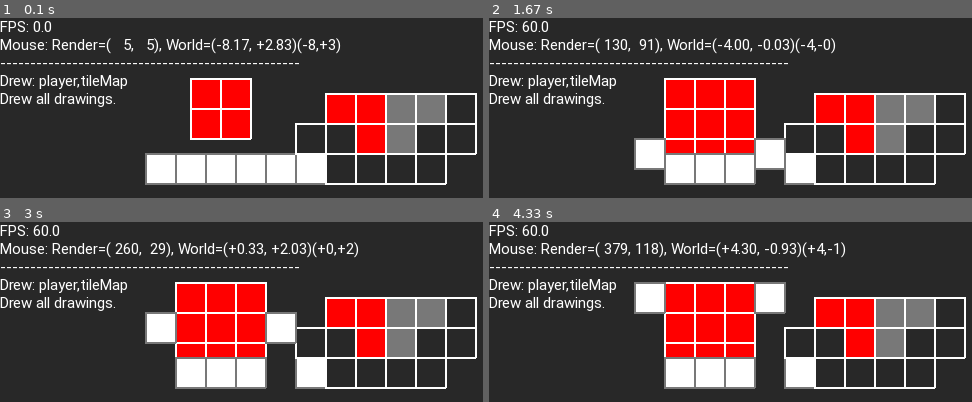
Above: before the commit, frames 1-4 (two rows, left to right).
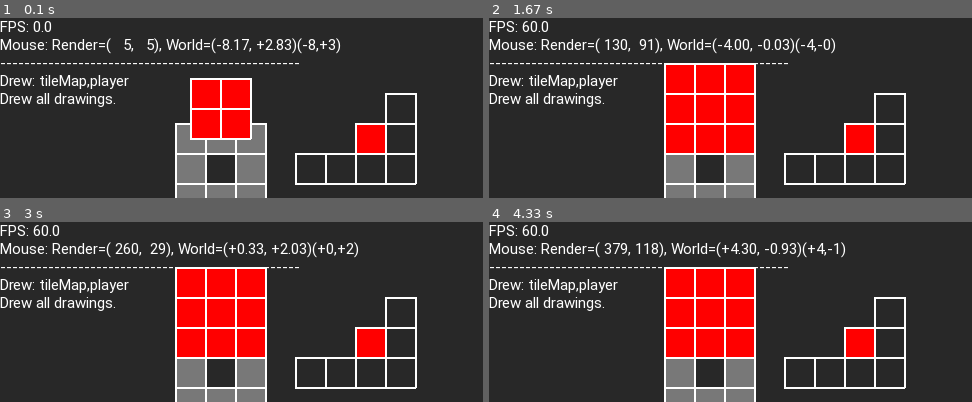
Above: after the commit, the same moments.

Repository: sustainablelab/2024_08_19
Game: pygame game, started from game.py
Same seed, same stepped clock (60 frames per second), same inputs: the game is played once before the commit and once after it.
Inputs (mouse positions are in pixels of both pictures, inside the frame that each line leads up to):
- Up to frame 1 (0.1 s): no input
- Up to frame 2 (1.67 s): hold S 0.33-0.8 s; hold Up 0.33-0.8 s; move the mouse to (720, 115) at 0.37 s; hold Up 0.83-1.3 s; hold W 0.83-1.3 s; move the mouse to (899, 102) at 0.87 s; hold Down 1.33-1.63 s; hold S 1.33-1.63 s; move the mouse to (619, 109) at 1.37 s
- Up to frame 3 (3 s): hold Up 1.67-2.03 s; hold W 1.67-2.03 s; move the mouse to (96, 285) at 1.7 s; hold Down 2.07-2.43 s; hold S 2.07-2.43 s; move the mouse to (323, 249) at 2.1 s; hold Up 2.47-2.77 s; hold W 2.47-2.77 s; move the mouse to (309, 326) at 2.5 s; hold Down from 2.8 s (still down); hold S from 2.8 s (still down); move the mouse to (260, 250) at 2.83 s
- Up to frame 4 (4.33 s): release Down at 3.1 s; release S at 3.1 s; hold Up 3.13-3.5 s; hold W 3.13-3.5 s; move the mouse to (561, 306) at 3.17 s; hold Down 3.53-3.9 s; hold S 3.53-3.9 s; move the mouse to (744, 331) at 3.57 s; hold Up 3.93-4.23 s; hold W 3.93-4.23 s; move the mouse to (720, 281) at 3.97 s; hold Down from 4.27 s (still down); hold S from 4.27 s (still down); move the mouse to (865, 340) at 4.3 s

The runs differ from the first frame. In frame 1, 17% of the frame differs, in the area x 8-99%, y 31-100%; in frame 2, 17%; in frame 3, 17%; in frame 4, 17%, in the area x 8-99%, y 25-100%.

Commit message:
Tile map is dict of Tiles in memory; use custom serdes for tile map JSON file.

Diff:
--- a/editor.py
+++ b/editor.py
@@ -44,8 +44,10 @@
         * erase tile if a tile exists
         * place tile if empty
 [x] Save to file
-[ ] Load from file
+[x] Load from file
     * For now I am saving in Editor and loading in Game.
+[ ] Add behavior-selection to tile-cursor (pick how the tile behaves when I
+    place it down)
 """
 
 import atexit
@@ -102,13 +104,19 @@
             case pygame.K_w: self.game.cursor.use_mpos = False; self.game.cursor.move('up')
             case pygame.K_s:
                 if kmod & pygame.KMOD_CTRL:
-                    self.game.tileMap.save()
+                    self.game.tileMap.save("level1.json")
                 else:
                     self.game.cursor.use_mpos = False; self.game.cursor.move('down')
             case pygame.K_a: self.game.cursor.use_mpos = False; self.game.cursor.move('left')
             case pygame.K_d: self.game.cursor.use_mpos = False; self.game.cursor.move('right')
             # Space to place tiles (or replace tiles or erase tiles)
             case pygame.K_SPACE: self.game.cursor.space()
+            # Ctrl+L load
+            case pygame.K_l:
+                if (kmod & pygame.KMOD_CTRL):
+                    self.game.tileMap.load("level1.json") # TEMPORARY: load TileMap
+                else:
+                    pass
     def MOUSEMOTION(self, event) -> None:
         self.game.cursor.use_mpos = True
     def MOUSEBUTTONDOWN(self, event) -> None:
@@ -266,7 +274,10 @@
 
     def place_tile(self, pos_world:tuple) -> None:
         pos = self.snap_pos_to_grid(pos_world)
-        self.game.tileMap.tile_dict[str(pos)] = {'pos': pos, 'color': self.game.cursor.color}
+        color = self.game.cursor.color
+        behavior = "stop"
+        tile = Tile(pos, color, behavior)
+        self.game.tileMap.tile_dict[tile.name] = tile
 
     def has_tile(self, pos_world:tuple) -> bool:
         pos = self.snap_pos_to_grid(pos_world)
@@ -284,13 +295,6 @@
 class TileMapEditor(TileMap):
     def __init__(self, game) -> None:
         super().__init__(game)
-
-    def save(self) -> None:
-        """Save current TileMap to file."""
-        file = "level1.json"
-        with open(file, "w") as f:
-            json.dump(self.tile_dict, f, cls=TileMapEncoder, indent=4)
-        logger.info(f"Saved TileMap to \"{file}\"")
 
 class Game:
     def __init__(self) -> None:
--- a/game.py
+++ b/game.py
@@ -43,9 +43,13 @@
 * [ ] Add interaction with tiles:
     * Right now the only interaction is that tiles act as immovable walls.
     * Add a "behavior" property to Tiles
+    * [x] Create "behavior" "push", "pass", "stop"
+        * "push": Player can push tile
+        * "pass": Player passes over tile
+        * "stop": Player is stopped by tile
     * [ ] Create "behavior" "win":
           When the player reaches the "win" tile, they advance to the next level.
-    * [ ] Create "behavior" "push":
+    * [ ] Add to "behavior" "push":
           When the player pushes a pushable tile, it moves if the player is
           big enough to move it.
 * [ ] Create levels.
@@ -73,7 +77,7 @@
 from libs.frect import FRect
 from libs.utils import setup_logging
 from libs.utils import OsWindow, Color, Text, Xfm
-from libs.tile import Tile, TileMap, TileMapEncoder, decode_tile_map_json
+from libs.tile import Tile, TileMap, TileMapEncoder, decode_tile_map_json, Physics
 
 def shutdown(filename:str) -> None:
     logger.info(f"Shutdown {filename}")
@@ -99,7 +103,7 @@
             case pygame.K_w: self.game.player.move("up")
             case pygame.K_s:
                 if (kmod & pygame.KMOD_CTRL):
-                    self.game.tileMap.save() # TEMPORARY: save TileMap
+                    self.game.tileMap.save("level1.json") # TEMPORARY: save TileMap
                 else:
                     self.game.player.move("down")
             case pygame.K_a: self.game.player.move("left")
@@ -110,7 +114,7 @@
             # Ctrl+L load
             case pygame.K_l:
                 if (kmod & pygame.KMOD_CTRL):
-                    self.game.tileMap.load() # TEMPORARY: load TileMap
+                    self.game.tileMap.load("level1.json") # TEMPORARY: load TileMap
                 else:
                     pass
             case _: logger.debug(event)
@@ -276,54 +280,9 @@
             self.game.drawings['player']['debug']['color'] = Color.white
             self.game.drawings['player']['debug']['tiles_overlay'] = self.debug_tiles
 
-    def _is_collision(self, tile:Tile) -> bool:
-        return ((self.hitbox.right > tile.hitbox.left) and
-                (self.hitbox.left < tile.hitbox.right) and
-                (self.hitbox.top > tile.hitbox.bottom) and
-                (self.hitbox.bottom < tile.hitbox.top))
-
-    def list_colliding_tiles(self) -> list:
-        """Return list of colliding tiles."""
-        return [tile for tile in self.game.tileMap.tile_list if self._is_collision(tile)]
-
-    def is_colliding(self) -> bool:
-        logger.info(str(self.pos))
-        collision = False
-        # Get Tile List
-        tiles = self.game.tileMap.tile_list
-        for tile in tiles:
-            if self._is_collision(tile):
-                collision = True; break
-        return collision
-
+    # TODO: add animation (call player.move() to do more than just call physics.move())
     def move(self, direction:str) -> None:
-        m = self.game.movement_amount                   # Move by half-tiles
-        old_pos = self.pos # Restore old position if there is a collision
-        match direction:
-            case "up":
-                self.pos = (self.pos[0], self.pos[1]+m)
-            case "down":
-                self.pos = (self.pos[0], self.pos[1]-m)
-            case "left":
-                self.pos = (self.pos[0]-m, self.pos[1])
-            case "right":
-                self.pos = (self.pos[0]+m, self.pos[1])
-
-        # TODO: match player response to tile behavior
-        for tile in self.list_colliding_tiles():
-            logger.info(tile)
-            match tile.behavior:
-                case 'stop': self.pos = old_pos
-                case 'pass': pass
-                case 'push':
-                    old_name = tile.name # Use name to update the 'TileMap().tile_dict'
-                    tile.move(direction, m) # Move this tile (doesn't update dict yet)
-                    self.game.tileMap.update_tile(old_name, tile) # Update 'TileMap().tile_dict'
-                case _:
-                    pass
-
-
-
+        self.game.physics.move(self, direction)
 
     def scale(self, direction:str) -> None:
         match direction:
@@ -350,65 +309,19 @@
     def __init__(self, game) -> None:
         super().__init__(game)
         if 1: # Change to 0 to debug serialization
-            self.load() # Create self.tile_dict. TODO: loading happens elsewhere
+            self.load("level1.json") # Create self.tile_dict. TODO: loading happens elsewhere
         else:
             self.load_to_debug_serialization()
 
     # DEBUGGING
     def load_to_debug_serialization(self) -> None:
         self.tile_dict = {}
-        positions = [(1,-1), (2,-1), (3,-1), (5,-1)]
-        for pos in positions:
-            name = str(pos)
-            self.tile_dict[name] = {}
-            self.tile_dict[name]['pos'] = pos
-            self.tile_dict[name]['color'] = Color.light_grey
-
-    def load(self) -> None:
-        """Load TileMap (dict of tiles) from file.
-
-        Example JSON TileMap with four tiles
-        ------------------------------------
-        {
-            "(1, -1)": {
-                "pos": [ 1, -1 ],
-                "color": [ 80, 80, 80, 255 ]
-            },
-            "(2, -1)": {
-                "pos": [ 2, -1 ],
-                "color": [ 80, 80, 80, 255 ]
-            },
-            "(3, -1)": {
-                "pos": [ 3, -1 ],
-                "color": [ 80, 80, 80, 255 ]
-            },
-            "(5, -1)": {
-                "pos": [ 5, -1 ],
-                "color": [ 80, 80, 80, 255 ]
-            }
-        }
-
-        Example of same TileMap but generated in Python code
-        ----------------------------------------------------
-            positions = [(1,-1), (2,-1), (3,-1), (5,-1)]
-            for pos in positions:
-                name = str(pos)
-                tiles[name] = {}
-                tiles[name]['pos'] = pos
-                tiles[name]['color'] = Color.light_grey
-        """
-        file = "level1.json"
-        with open(file) as f:
-            # Use custom deserializer to turn color tuples back into Color objects.
-            self.tile_dict = decode_tile_map_json(json.load(f))
-        logger.info(f"Loaded TileMap from \"{file}\"")
-
-    def save(self) -> None:
-        """Save current TileMap to file."""
-        file = "level.json"
-        with open(file, "w") as f:
-            json.dump(self.tile_dict, f, cls=TileMapEncoder, indent=4)
-        logger.info(f"Saved TileMap to \"{file}\"")
+        positions = [(1,-1),      (2,-1),           (3,-1),         (5,-1)]
+        colors    = [Color.white, Color.light_grey, Color.med_grey, Color.red]
+        behaviors = ['push',      'pass',           'push',         'stop']
+        for pos,color,behavior in zip(positions, colors, behaviors):
+            tile = Tile(pos, color, behavior)
+            self.tile_dict[tile.name] = tile
 
 class Game:
     def __init__(self) -> None:
@@ -418,6 +331,7 @@
         # Game engine
         self.osWindow = OsWindow(window_size=(500,180))
         self.uI = UI(self)
+        self.physics = Physics(self)
         self.clock = pygame.time.Clock()
         self.cpuRenderer = CpuRenderer(self)
         self.player_width = 2*self.tile_width # Player width in World space. Pick any player_width
@@ -451,8 +365,8 @@
 
     def update_drawings(self) -> None:
         """Update self.game.drawings: artwork for all game world objects."""
+        self.tileMap.draw()
         self.player.draw()
-        self.tileMap.draw()
 
 if __name__ == '__main__':
     logger = setup_logging("INFO")
--- a/level1.json
+++ b/level1.json
@@ -1,63 +1,16 @@
 {
-    "(-3, -2)": {
-        "pos": [
-            -3,
-            -2
-        ],
-        "color": [
-            255,
-            255,
-            255,
-            255
-        ]
-    },
-    "(-2, -2)": {
-        "pos": [
-            -2,
-            -2
-        ],
-        "color": [
-            255,
-            255,
-            255,
-            255
-        ]
-    },
     "(-1, -2)": {
         "pos": [
             -1,
             -2
         ],
         "color": [
-            255,
-            255,
-            255,
-            255
-        ]
-    },
-    "(0, -2)": {
-        "pos": [
-            0,
-            -2
-        ],
-        "color": [
-            255,
-            255,
-            255,
-            255
-        ]
-    },
-    "(1, -2)": {
-        "pos": [
-            1,
-            -2
-        ],
-        "color": [
-            255,
-            255,
-            255,
-            255
-        ]
+            40,
+            40,
+            40,
+            255
+        ],
+        "behavior": "stop"
     },
     "(2, -2)": {
         "pos": [
@@ -65,47 +18,25 @@
             -2
         ],
         "color": [
-            255,
-            255,
-            255,
-            255
-        ]
-    },
-    "(2, -1)": {
-        "pos": [
-            2,
-            -1
-        ],
-        "color": [
-            40,
-            40,
-            40,
-            255
-        ]
-    },
-    "(3, -1)": {
+            40,
+            40,
+            40,
+            255
+        ],
+        "behavior": "stop"
+    },
+    "(3, -2)": {
         "pos": [
             3,
-            -1
-        ],
-        "color": [
-            40,
-            40,
-            40,
-            255
-        ]
-    },
-    "(3, -2)": {
-        "pos": [
-            3,
-            -2
-        ],
-        "color": [
-            40,
-            40,
-            40,
-            255
-        ]
+            -2
+        ],
+        "color": [
+            40,
+            40,
+            40,
+            255
+        ],
+        "behavior": "stop"
     },
     "(4, -2)": {
         "pos": [
@@ -117,7 +48,8 @@
             40,
             40,
             255
-        ]
+        ],
+        "behavior": "stop"
     },
     "(5, -2)": {
         "pos": [
@@ -129,67 +61,21 @@
             40,
             40,
             255
-        ]
-    },
-    "(6, -2)": {
-        "pos": [
-            6,
-            -2
-        ],
-        "color": [
-            40,
-            40,
-            40,
-            255
-        ]
-    },
-    "(6, -1)": {
-        "pos": [
-            6,
-            -1
-        ],
-        "color": [
-            40,
-            40,
-            40,
-            255
-        ]
-    },
-    "(7, -1)": {
-        "pos": [
-            7,
-            -1
-        ],
-        "color": [
-            40,
-            40,
-            40,
-            255
-        ]
-    },
-    "(7, 0)": {
-        "pos": [
-            7,
-            0
-        ],
-        "color": [
-            40,
-            40,
-            40,
-            255
-        ]
-    },
-    "(6, 0)": {
-        "pos": [
-            6,
-            0
-        ],
-        "color": [
-            120,
-            120,
-            120,
-            255
-        ]
+        ],
+        "behavior": "stop"
+    },
+    "(5, -1)": {
+        "pos": [
+            5,
+            -1
+        ],
+        "color": [
+            40,
+            40,
+            40,
+            255
+        ],
+        "behavior": "stop"
     },
     "(5, 0)": {
         "pos": [
@@ -197,23 +83,12 @@
             0
         ],
         "color": [
-            120,
-            120,
-            120,
-            255
-        ]
-    },
-    "(5, -1)": {
-        "pos": [
-            5,
-            -1
-        ],
-        "color": [
-            120,
-            120,
-            120,
-            255
-        ]
+            40,
+            40,
+            40,
+            255
+        ],
+        "behavior": "stop"
     },
     "(4, -1)": {
         "pos": [
@@ -225,30 +100,111 @@
             0,
             0,
             255
-        ]
-    },
-    "(4, 0)": {
-        "pos": [
-            4,
-            0
-        ],
-        "color": [
-            255,
-            0,
-            0,
-            255
-        ]
-    },
-    "(3, 0)": {
-        "pos": [
-            3,
-            0
-        ],
-        "color": [
-            255,
-            0,
-            0,
-            255
-        ]
+        ],
+        "behavior": "stop"
+    },
+    "(-2, -2)": {
+        "pos": [
+            -2,
+            -2
+        ],
+        "color": [
+            120,
+            120,
+            120,
+            255
+        ],
+        "behavior": "stop"
+    },
+    "(-2, -1)": {
+        "pos": [
+            -2,
+            -1
+        ],
+        "color": [
+            120,
+            120,
+            120,
+            255
+        ],
+        "behavior": "stop"
+    },
+    "(-1, -1)": {
+        "pos": [
+            -1,
+            -1
+        ],
+        "color": [
+            120,
+            120,
+            120,
+            255
+        ],
+        "behavior": "stop"
+    },
+    "(0, -1)": {
+        "pos": [
+            0,
+            -1
+        ],
+        "color": [
+            120,
+            120,
+            120,
+            255
+        ],
+        "behavior": "stop"
+    },
+    "(0, -2)": {
+        "pos": [
+            0,
+            -2
+        ],
+        "color": [
+            120,
+            120,
+            120,
+            255
+        ],
+        "behavior": "stop"
+    },
+    "(0, -3)": {
+        "pos": [
+            0,
+            -3
+        ],
+        "color": [
+            120,
+            120,
+            120,
+            255
+        ],
+        "behavior": "stop"
+    },
+    "(-1, -3)": {
+        "pos": [
+            -1,
+            -3
+        ],
+        "color": [
+            120,
+            120,
+            120,
+            255
+        ],
+        "behavior": "stop"
+    },
+    "(-2, -3)": {
+        "pos": [
+            -2,
+            -3
+        ],
+        "color": [
+            120,
+            120,
+            120,
+            255
+        ],
+        "behavior": "stop"
     }
 }
--- a/libs/tile.py
+++ b/libs/tile.py
@@ -10,6 +10,7 @@
       vertices.
 """
 
+import sys
 import json
 import pygame
 if __name__ == '__main__':
@@ -21,18 +22,21 @@
 import logging
 logger = logging.getLogger(__name__)
 
+
 class Tile:
-    def __init__(self, pos=(0,0), color=Color.light_grey) -> None:
+    """Define a tile in the TileMap. See also TileMap."""
+    def __init__(self, pos=(0,0), color=Color.light_grey, behavior='stop') -> None:
         self.pos = pos
         self.color = color
-        self.TILE_WIDTH = 1                             # KEEP THIS AT 1
+        self.behavior = behavior
         # stop, pass, push
-        self.behavior = 'push'
 
     def __repr__(self) -> str:
         hitbox = self.hitbox
-        return (f"Tile(pos={self.pos}, color=Color.{self.color_name}): "
-               f"behavior=\"{self.behavior}\", name=\"{self.name}\"")
+        return (f"Tile(pos={self.pos}, color=Color.{self.color_name}, behavior=\"{self.behavior}\")")
+
+    @property
+    def TILE_WIDTH(self) -> int: return 1 # KEEP THIS AT 1 (@property excludes this from JSON).
 
     @property
     def name(self) -> str:
@@ -45,6 +49,9 @@
     @property
     def size(self) -> tuple:
         return (self.TILE_WIDTH, self.TILE_WIDTH)
+
+    # def move(self, direction:str) -> None:
+    #     self.game.
 
     def move(self, direction:str, movement_amount:float) -> None:
         m = movement_amount
@@ -81,9 +88,45 @@
                 ]
 
 class TileMap:
+    """Store Tiles in a dict: {"(x, y)": Tile(), }. See also Tile."""
     def __init__(self, game) -> None:
         self.game = game
         self.tile_dict = {}
+
+    def save(self, file:str) -> None:
+        """Save current TileMap to file."""
+        with open(file, "w") as f:
+            json.dump(self.tile_dict, f, cls=TileMapEncoder, indent=4)
+        logger.info(f"Saved TileMap to \"{file}\"")
+
+    def load(self, file:str) -> None:
+        """Load TileMap (dict of tiles) from file.
+
+        Example JSON TileMap with four tiles
+        ------------------------------------
+        {
+            "(1, -1)": {
+                "pos": [ 1, -1 ],
+                "color": [ 80, 80, 80, 255 ]
+            },
+            "(2, -1)": {
+                "pos": [ 2, -1 ],
+                "color": [ 80, 80, 80, 255 ]
+            },
+            "(3, -1)": {
+                "pos": [ 3, -1 ],
+                "color": [ 80, 80, 80, 255 ]
+            },
+            "(5, -1)": {
+                "pos": [ 5, -1 ],
+                "color": [ 80, 80, 80, 255 ]
+            }
+        }
+        """
+        with open(file) as f:
+            # Use custom deserializer to turn Tile.__dict__ vars back into Tile objects.
+            self.tile_dict = decode_tile_map_json(json.load(f))
+        logger.info(f"Loaded TileMap from \"{file}\"")
 
     @property
     def tile_list(self) -> list:
@@ -125,31 +168,30 @@
         Tile(pos=(3, -1), center=(3, -1))
         Tile(pos=(5, -1), center=(5, -1))
         """
-        _tile_list = []
-        for k in self.tile_dict:
-            v = self.tile_dict[k]
-            tile = Tile(v['pos'], v['color'])
-            _tile_list.append(tile)
-        return _tile_list
+        if 0:
+            _tile_list = []
+            for k in self.tile_dict:
+                v = self.tile_dict[k]
+                tile = Tile(v['pos'], v['color'])
+                _tile_list.append(tile)
+            return _tile_list
+        else:
+            return list(self.tile_dict.values())
 
     def draw(self) -> None:
         """Update Game.drawings['tileMap']."""
         self.game.drawings['tileMap'] = {}              # Create drawing "tileMap"
         self.game.drawings['tileMap']['tile_list'] = self.tile_list
 
-    def update_tile(self, old_tile_name:str, new_tile:tuple) -> None:
-        """Update old tile in TileMap with new tile."""
-        # First: remove old tile from TileMap dict. Keep its values in 'tile_values' for re-inserting.
-        tile_values = self.tile_dict.pop(old_tile_name)
-
-        # Update the position in 'tile_values'
-        tile_values['pos'] = new_tile.pos
-
-        ## TODO: handle the case that there is already a tile at the new position (make this an assert: it should never happen!)
-        ## Until I fix this, the pushed tile overwrites (erases) any existing tiles.
-
-        # Insert tile back into 'TileMap().tile_dict'
-        self.tile_dict[new_tile.name] = tile_values
+    def push_tile(self, old_tile_name:str, direction:str) -> bool:
+        """Update tile map when a tile is pushed. Return True if the tile moves."""
+        tile = self.tile_dict[old_tile_name] # Reference to tile in dict (changing tile also changes the tile_dict)
+        old_pos = tile.pos
+        del self.tile_dict[old_tile_name] # Remove tile from dict to avoid colliding with its old position
+        # tile.move(direction, self.game.movement_amount) # Move the tile
+        self.game.physics.move(tile, direction) # Move the tile
+        self.tile_dict[tile.name] = tile # Use new position as new dict key
+        return old_pos != tile.pos # Return True if position changed.
 
 class TileMapEncoder(json.JSONEncoder):
     """Tell json.dump() how to encode tiles.
@@ -160,13 +202,27 @@
     has a "color"; the type() of this color is 'pygame.Color'.
     """
     def default(self, obj):
-        if isinstance(obj, pygame.Color):
+        if isinstance(obj, Tile):
+            return vars(obj)
+        elif isinstance(obj, pygame.Color):
             return tuple(obj)
         else:
             logger.error(f"Add 'elif' statement to serialize \"{type(obj)}\": {obj}")
             sys.exit()
 
-def decode_tile_map_json(tile_dict:dict) -> dict:
+def decode_tile_map_json(tile_map_json:dict) -> dict:
+    tile_dict = {} # Return this
+    for name in tile_map_json:
+        # Get pos, color, and behavior from JSON
+        pos = tile_map_json[name]['pos']
+        # Replace every 'color' tuple with type pygame.Color
+        color = pygame.Color(tile_map_json[name]['color'])
+        behavior = tile_map_json[name]['behavior']
+        tile_dict[name] = Tile(pos, color, behavior)
+    return tile_dict
+
+# def decode_tile_map_json(tile_dict:dict) -> dict:
+def old_decode_tile_map_json(tile_dict:dict) -> dict:
     """Convert basic types from JSON file back into custom objects.
 
     Conversions
@@ -182,6 +238,46 @@
         tile_dict[name]['color'] = color
     return tile_dict
 
+class Physics:
+    """Physics for tile interactions: player-tile and tile-tile."""
+    def __init__(self, game) -> None:
+        self.game = game
+
+    def _is_colliding(self, entity, tile:Tile) -> bool:
+        """Return True if entity is colliding with tile."""
+        return ((entity.hitbox.right > tile.hitbox.left) and
+                (entity.hitbox.left < tile.hitbox.right) and
+                (entity.hitbox.top > tile.hitbox.bottom) and
+                (entity.hitbox.bottom < tile.hitbox.top))
+
+    def list_colliding_tiles(self, entity) -> list:
+        """Return list of tiles colliding with entity."""
+        return [tile for tile in self.game.tileMap.tile_list if self._is_colliding(entity, tile)]
+
+    def move(self, entity, direction:str) -> None:
+        m = self.game.movement_amount # Move by half-tiles
+        old_pos = entity.pos          # Restore old position if there is a collision
+        match direction:
+            case "up":
+                entity.pos = (entity.pos[0], entity.pos[1]+m)
+            case "down":
+                entity.pos = (entity.pos[0], entity.pos[1]-m)
+            case "left":
+                entity.pos = (entity.pos[0]-m, entity.pos[1])
+            case "right":
+                entity.pos = (entity.pos[0]+m, entity.pos[1])
+
+        for tile in self.list_colliding_tiles(entity):
+            logger.debug(tile)
+            match tile.behavior:
+                case 'stop': entity.pos = old_pos
+                case 'pass': pass
+                case 'push':
+                    if self.game.tileMap.push_tile(tile.name, direction): pass
+                    else: entity.pos = old_pos
+                case _:
+                    pass
+
 if __name__ == '__main__':
     from pathlib import Path
     print(f"Run {Path(__file__).name} doctests")
